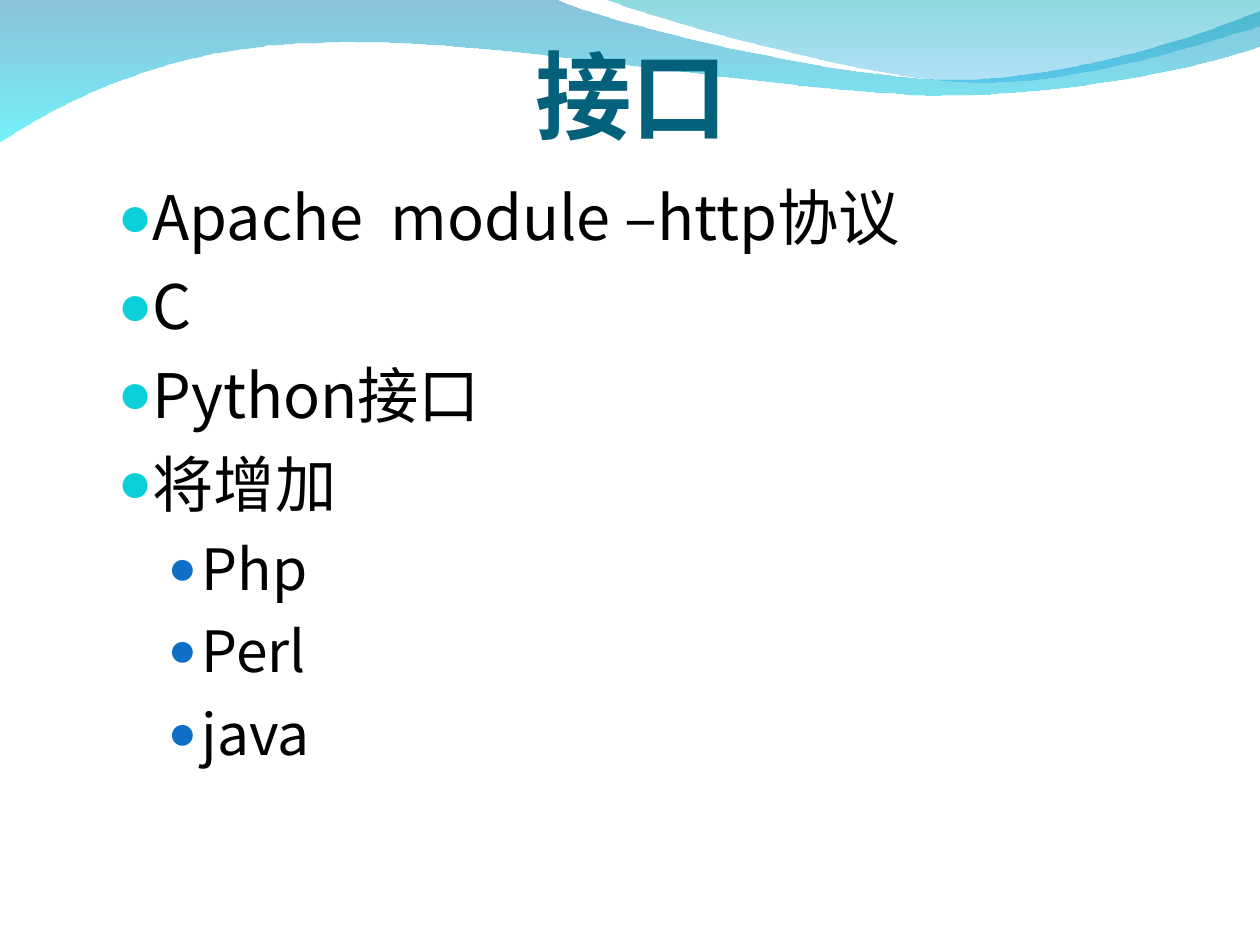
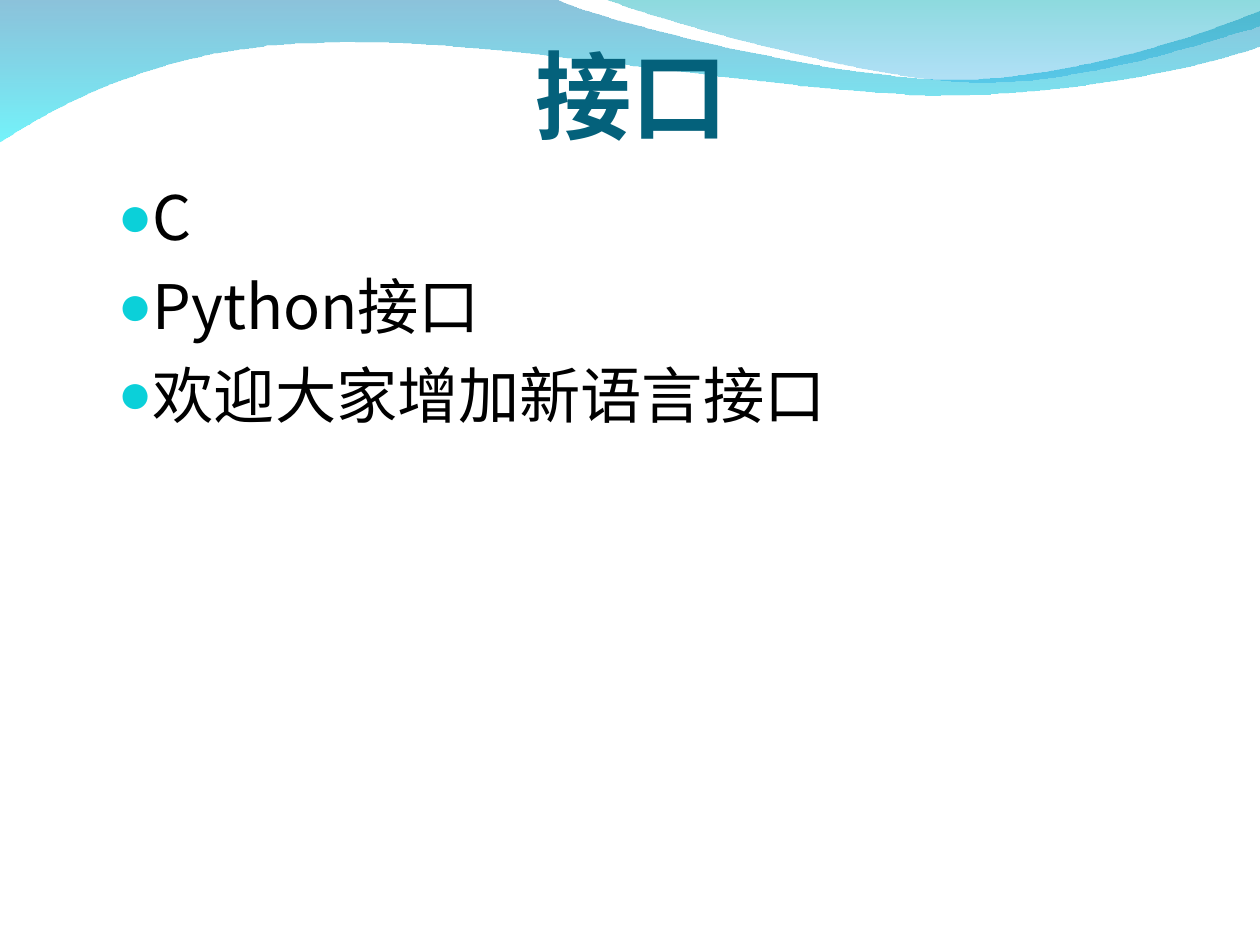
Before and after one commit to zxf1864/cwinux-mq, a slide deck: slide 29 of mq/doc/introduce.ppt (slide 27 before the commit). Drawn at 1260x945 pixels with LibreOffice and Linux fonts; fonts in the diff are those of the drawing; background and template pictures are left out. Boxes give left, top, right and bottom in pixels: in the first picture for what was removed or moved away, otherwise in the second. Text is boxed around its words. In the diff, an @@ line names an element or a change of style, - is before the commit and + after.

```diff
--- a/mq/doc/introduce.ppt
+++ b/mq/doc/introduce.ppt
@@ text at (x1=153, y1=188, x2=900, y2=254): paragraph removed @@
-● Apache module –http协议
@@ text at (x1=153, y1=366, x2=826, y2=423): text changed; size 26 to 28 pt @@
-● 将增加
-  ● Php
-  ● Perl
-  ● java
+● 欢迎大家增加新语言接口
```
Also in this commit, not shown: 4 other slides changed, 4 slides added, 2 slides removed.
